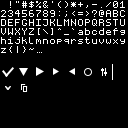
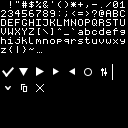
Two versions of the same layered image (128 × 128). Layer-by-layer changes:
painted on "Layer 3" over [36, 84, 44, 92]
